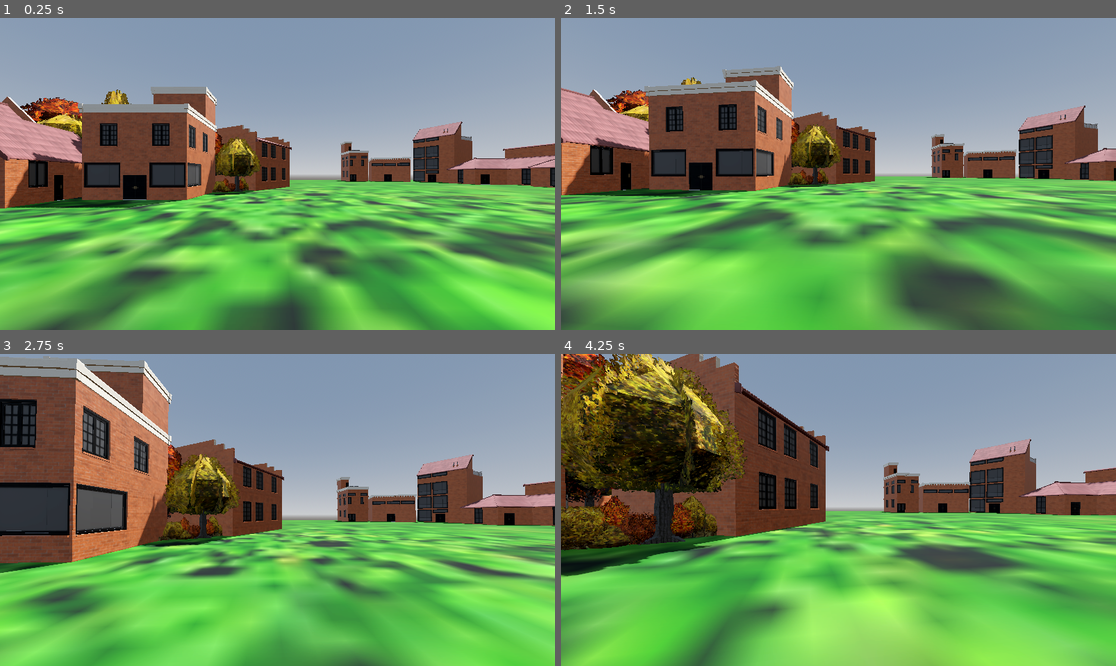
Above: before the commit, frames 1-4 (two rows, left to right).
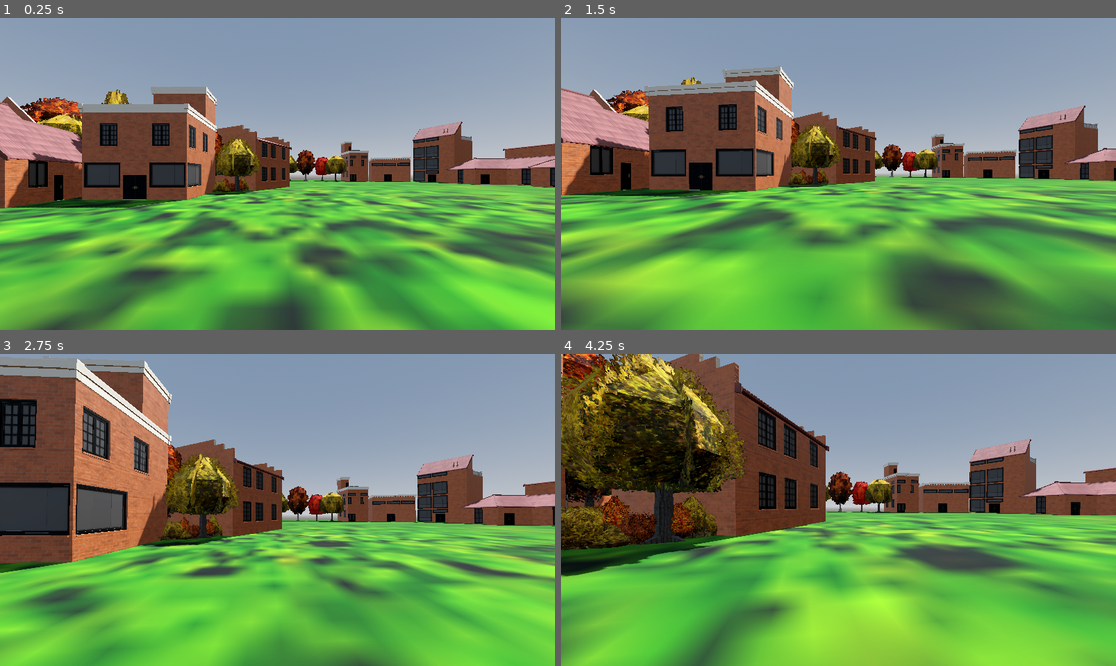
Above: after the commit, the same moments.

Repository: sirBruh/Yr12GameDesignAssesment
Game: Godot game, scene res://Scenes/level.tscn
The game is run twice, just before and just after one commit, with the same random seed, the same clock (stepped at 60 frames per second) and the same inputs.
Inputs (mouse positions are in pixels of both pictures, inside the frame that each line leads up to):
- Up to frame 1 (0.25 s): no input
- Up to frame 2 (1.5 s): move the mouse to (866, 174) at 0.52 s; hold Ctrl (Crouch) 0.53-1.28 s; hold W (Forward) from 0.53 s (still down); right-click (866, 174) at 0.77 s; move the mouse to (810, 174) at 1.27 s; tap Shift (Sprint) at 1.35 s
- Up to frame 3 (2.75 s): keep holding W (Forward); right-click (249, 510) at 1.52 s; move the mouse to (288, 503) at 2.02 s; hold Ctrl (Crouch) from 2.03 s (still down)
- Up to frame 4 (4.25 s): keep holding W (Forward); move the mouse to (832, 516) at 2.77 s; release Ctrl (Crouch) at 2.78 s; tap Shift (Sprint) at 2.85 s; right-click (832, 516) at 3.02 s; move the mouse to (877, 513) at 3.52 s; hold Ctrl (Crouch) from 3.53 s (still down); right-click (877, 513) at 3.77 s

The runs differ from the first frame. In frame 1, 4.4% of the frame differs, in the area x 0-100%, y 42-100%; in frame 2, 6.1%; in frame 3, 7.5%; in frame 4, 11%, in the area x 0-100%, y 37-100%.

Commit message:
Some more trees added
Still trying to find assets for fences, rocks, and other stuff.

Diff:
--- a/untitled-delivery-game/Scenes/level.tscn
+++ b/untitled-delivery-game/Scenes/level.tscn
@@ -43,10 +43,11 @@
 glow_enabled = true
 
 [sub_resource type="StandardMaterial3D" id="StandardMaterial3D_1cgv8"]
+albedo_color = Color(0.956371, 0.938298, 1.54018e-06, 1)
 albedo_texture = ExtResource("2_luodc")
 
 [sub_resource type="BoxShape3D" id="BoxShape3D_t205d"]
-size = Vector3(9.70522, 2, 1.3)
+size = Vector3(6.0601, 2, 1.3)
 
 [node name="Main" type="Node3D"]
 
@@ -235,6 +236,33 @@
 [node name="Tree35" parent="Environment/Nature/Trees/Fall" instance=ExtResource("17_nngtn")]
 transform = Transform3D(1, 0, 0, 0, 1, 0, 0, 0, 1, -51.3, 0, -41.3)
 
+[node name="Tree36" parent="Environment/Nature/Trees/Fall" instance=ExtResource("17_nngtn")]
+transform = Transform3D(1.69982, 0, 0, 0, 1.69982, 0, 0, 0, 1.69982, -40.2512, 0.0168613, -67.9201)
+
+[node name="Tree37" parent="Environment/Nature/Trees/Fall" instance=ExtResource("18_vofx3")]
+transform = Transform3D(2.64452, 0, 0, 0, 2.64452, 0, 0, 0, 2.64452, -30.7259, 0.0357922, -66.1462)
+
+[node name="Tree38" parent="Environment/Nature/Trees/Fall" instance=ExtResource("20_pnhnk")]
+transform = Transform3D(1.81162, 0, 0, 0, 1.60488, 0, 0, 0, 1.81162, -24.0413, 0.0257519, -65.3523)
+
+[node name="Tree39" parent="Environment/Nature/Trees/Fall" instance=ExtResource("19_0cmrb")]
+transform = Transform3D(1.96767, 0, 0, 0, 1.96767, 0, 0, 0, 1.96767, -19.0217, -0.132464, -65.174)
+
+[node name="Tree40" parent="Environment/Nature/Trees/Fall" instance=ExtResource("21_24uko")]
+transform = Transform3D(1.93963, 0, 0, 0, 1.93963, 0, 0, 0, 1.93963, -14.0259, 0.107796, -63.5587)
+
+[node name="Tree41" parent="Environment/Nature/Trees/Fall" instance=ExtResource("17_nngtn")]
+transform = Transform3D(1.96633, 0, 0, 0, 1.96633, 0, 0, 0, 1.96633, 3.42721, 0.251422, -60.7696)
+
+[node name="Tree42" parent="Environment/Nature/Trees/Fall" instance=ExtResource("18_vofx3")]
+transform = Transform3D(2.47689, 0, 0, 0, 2.47689, 0, 0, 0, 2.47689, 8.46846, -0.0255629, -60.7405)
+
+[node name="Tree43" parent="Environment/Nature/Trees/Fall" instance=ExtResource("21_24uko")]
+transform = Transform3D(1.64493, 0, 0, 0, 1.64493, 0, 0, 0, 1.64493, 13.2612, 0.0230373, -59.8348)
+
+[node name="Tree44" parent="Environment/Nature/Trees/Fall" instance=ExtResource("19_0cmrb")]
+transform = Transform3D(1.90234, 0, 0, 0, 1.90234, 0, 0, 0, 1.90234, 16.3046, 0.0699181, -56.9938)
+
 [node name="Bushes" type="Node3D" parent="Environment/Nature"]
 
 [node name="Fall" type="Node3D" parent="Environment/Nature/Bushes"]
@@ -514,14 +542,14 @@
 transform = Transform3D(1, 0, 0, 0, 1, 0, 0, 0, 1, 20.2, 0, 0)
 
 [node name="CollisionShape3D" type="CollisionShape3D" parent="Environment/Nature/Bushes/Collisions/StaticBody3D4"]
-transform = Transform3D(0.866025, 0, 0.05, 0, 1, 0, -0.5, 0, 0.0866025, -26.7393, 0.999999, -21.9213)
+transform = Transform3D(0.866025, 0, 0.05, 0, 1, 0, -0.5, 0, 0.0866025, -27.3738, 0.999999, -21.555)
 shape = SubResource("BoxShape3D_t205d")
 
 [node name="StaticBody3D5" type="StaticBody3D" parent="Environment/Nature/Bushes/Collisions"]
 transform = Transform3D(1, 0, 0, 0, 1, 0, 0, 0, 1, 20.2, 0, 0)
 
 [node name="CollisionShape3D" type="CollisionShape3D" parent="Environment/Nature/Bushes/Collisions/StaticBody3D5"]
-transform = Transform3D(0.34202, 0, 0.0939692, 0, 1, 0, -0.939692, 0, 0.034202, -23.7907, 0.999999, -25.4627)
+transform = Transform3D(0.34202, 0, 0.0939692, 0, 1, 0, -0.939692, 0, 0.034202, -23.4179, 0.999999, -26.4869)
 shape = SubResource("BoxShape3D_t205d")
 
 [node name="StaticBody3D6" type="StaticBody3D" parent="Environment/Nature/Bushes/Collisions"]
